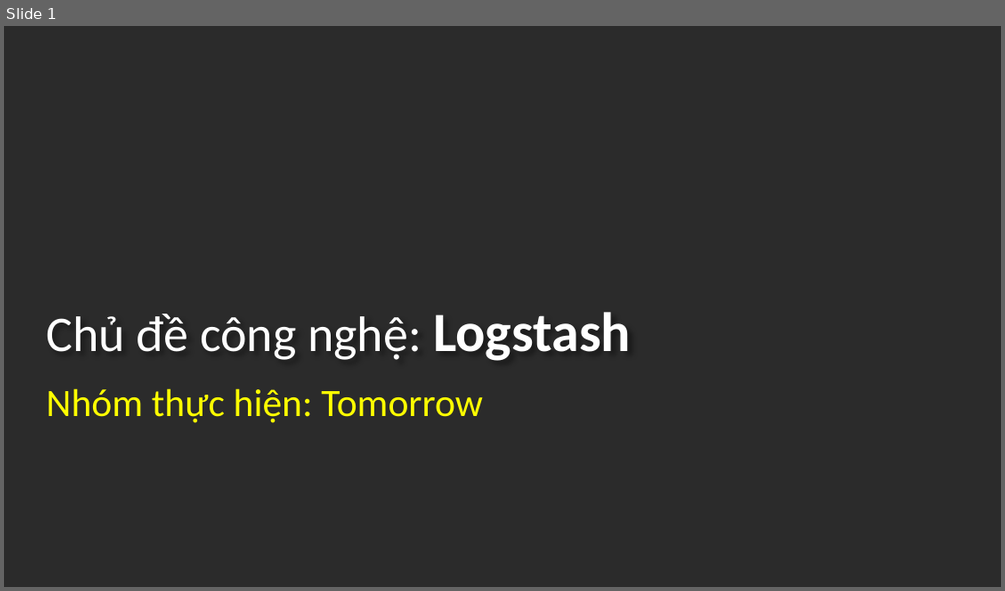
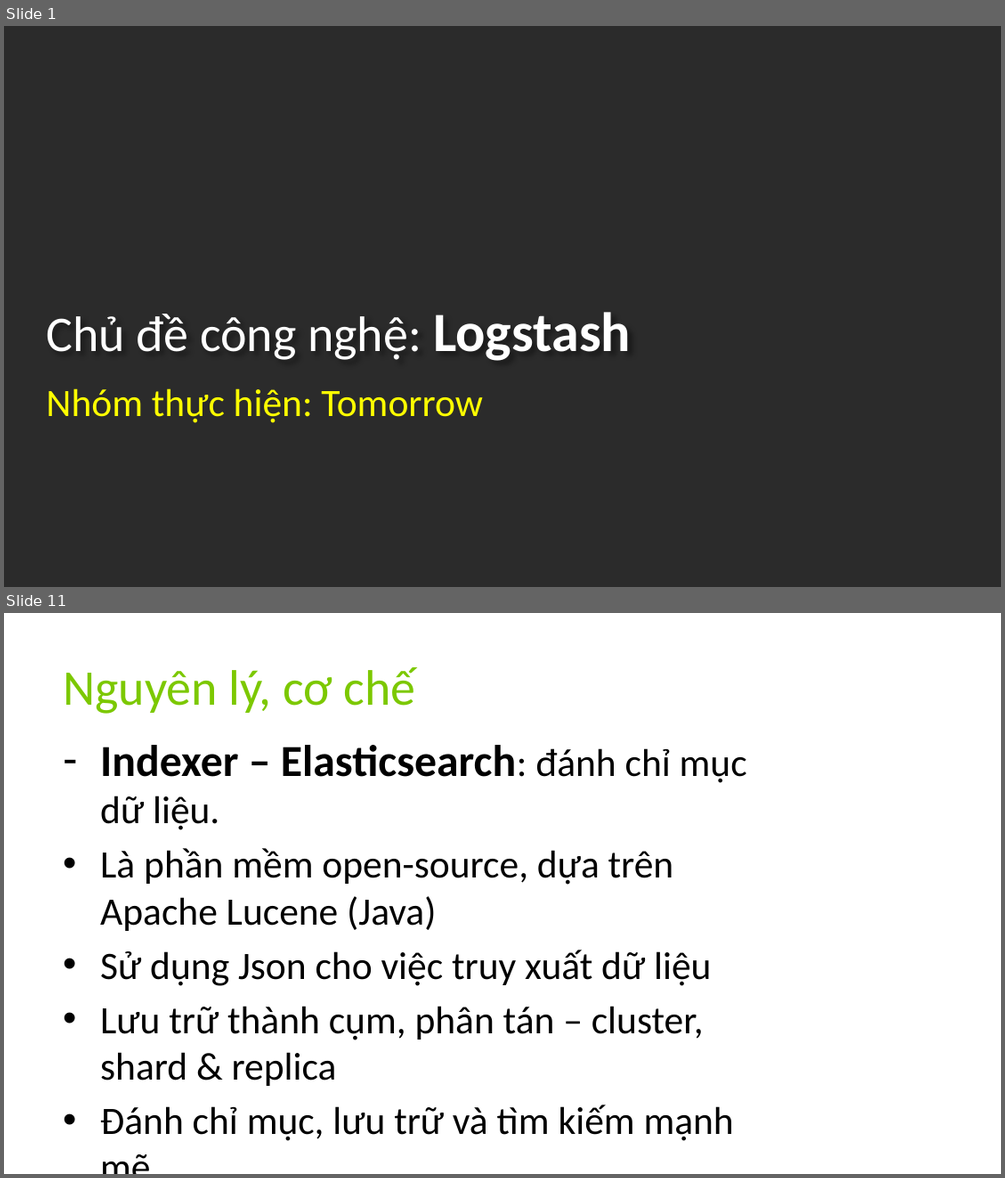
Before and after one commit to 1412574/Tomorrow_QuanLyXeKhach, a slide deck: LogStash/Slide_Logstash.pptx. Shown one above the other, each under a label of ours: slide 1 before the commit, slides 1 and 11 after it; the slides between them are not shown. The pictures are 1005x591 and 1005x1178 pixels, drawn with LibreOffice and Linux fonts; fonts in the diff are those of the drawing; background and template pictures are left out; a plain dark background stands for a picture behind light text. Boxes give left, top, right and bottom in pixels: in the first picture for what was removed or moved away, otherwise in the second. Text is boxed around its words. In the diff, an @@ line names an element or a change of style, - is before the commit and + after.

```diff
--- a/LogStash/Slide_Logstash.pptx
+++ b/LogStash/Slide_Logstash.pptx
@@ slide 11 added at [4, 613, 1001, 1174], background picture (left out) @@
@@ title added at [63, 667, 416, 714], 36 pt, text #7CC800 @@
+Nguyên lý, cơ chế
@@ text added at [100, 745, 747, 1141], 28 pt, text #000000 @@
+– Indexer – Elasticsearch: đánh chỉ mục dữ liệu.
+• Là phần mềm open-source, dựa trên Apache Lucene (Java)
+• Sử dụng Json cho việc truy xuất dữ liệu
+• Lưu trữ thành cụm, phân tán – cluster, shard & replica
+• Đánh chỉ mục, lưu trữ và tìm kiếm mạnh mẽ
```
Also in this commit, not shown: 2 slides changed, 11 other slides added, 6 slides removed.
